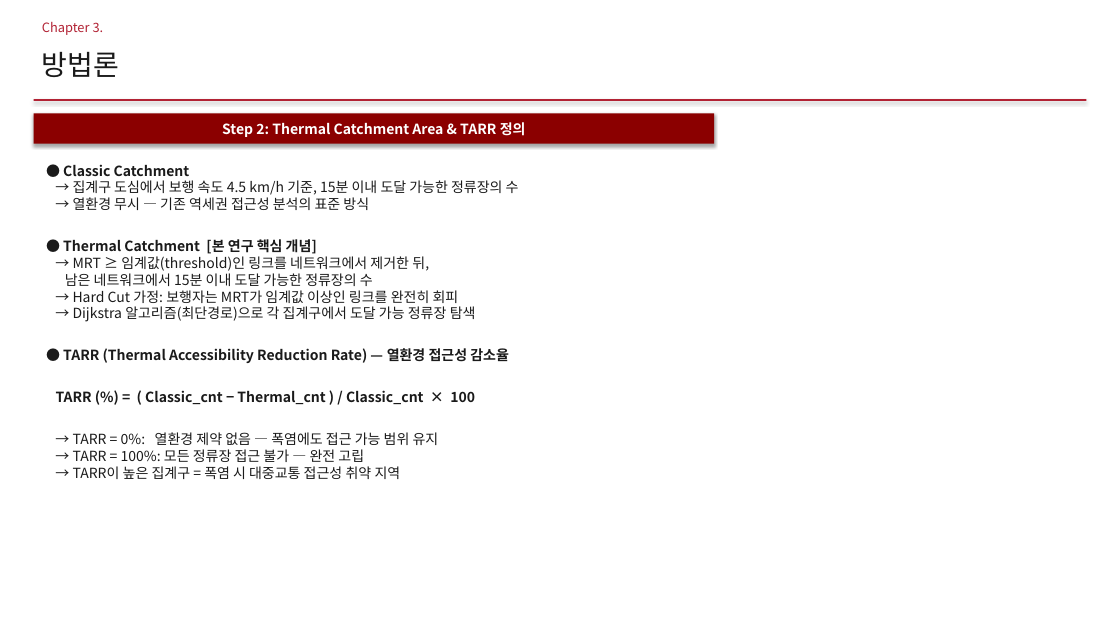
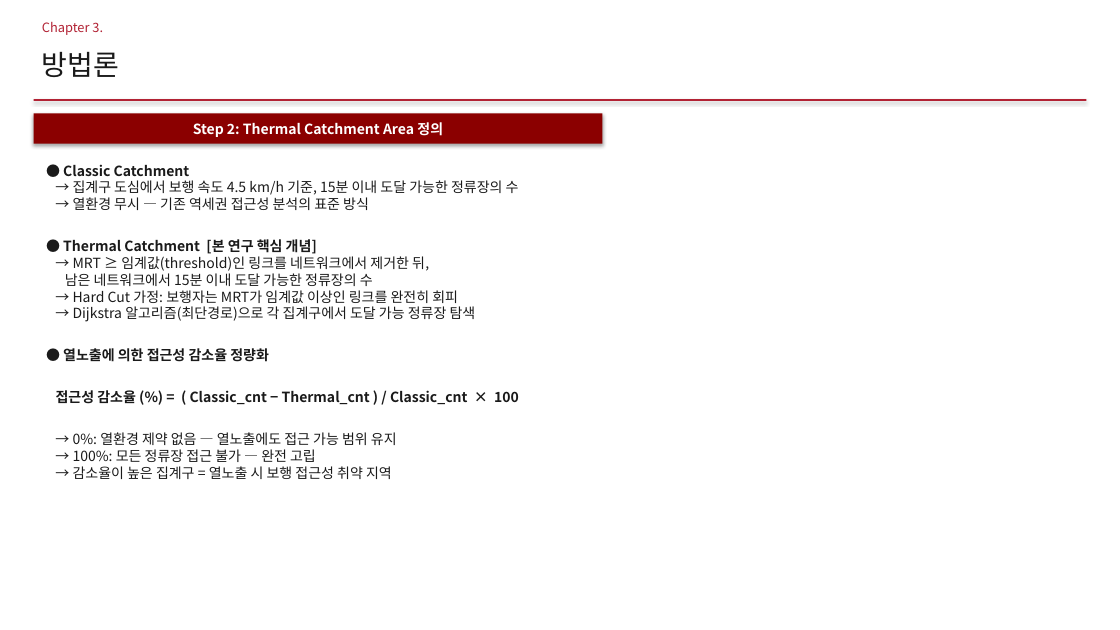
Before and after one commit to jinshingeo/Thermal_Catchment, a slide deck: slide 7 of writing/지도학회발표/2026-05-13_TAVI_학회발표.pptx. Drawn at 1120x630 pixels with LibreOffice and Linux fonts; fonts in the diff are those of the drawing. Boxes give left, top, right and bottom in pixels: in the first picture for what was removed or moved away, otherwise in the second. Text is boxed around its words. In the diff, an @@ line names an element or a change of style, - is before the commit and + after.

```diff
--- a/writing/지도학회발표/2026-05-13_TAVI_학회발표.pptx
+++ b/writing/지도학회발표/2026-05-13_TAVI_학회발표.pptx
@@ rectangle "Step 2: Thermal Catchment Area ...": place and size @@
-rectangle "Step 2: Thermal Catchment Area ..." at <box>34,113,714,144</box>
+rectangle "Step 2: Thermal Catchment Area ..." at <box>34,113,602,144</box>
@@ text in rectangle at <box>193,122,443,137</box>: text changed @@
-Step 2: Thermal Catchment Area & TARR 정의
+Step 2: Thermal Catchment Area 정의
@@ text at <box>56,348,519,479</box>: text changed; bold off @@
-● TARR (Thermal Accessibility Reduction Rate) — 열환경 접근성 감소율
-TARR (%) = ( Classic_cnt − Thermal_cnt ) / Classic_cnt × 100
-→ TARR = 0%: 열환경 제약 없음 — 폭염에도 접근 가능 범위 유지
-→ TARR = 100%: 모든 정류장 접근 불가 — 완전 고립
-→ TARR이 높은 집계구 = 폭염 시 대중교통 접근성 취약 지역
+● 열노출에 의한 접근성 감소율 정량화
+접근성 감소율 (%) = ( Classic_cnt − Thermal_cnt ) / Classic_cnt × 100
+→ 0%: 열환경 제약 없음 — 열노출에도 접근 가능 범위 유지
+→ 100%: 모든 정류장 접근 불가 — 완전 고립
+→ 감소율이 높은 집계구 = 열노출 시 보행 접근성 취약 지역
```
Also in this commit, not shown: 6 other slides changed, 2 other files.
